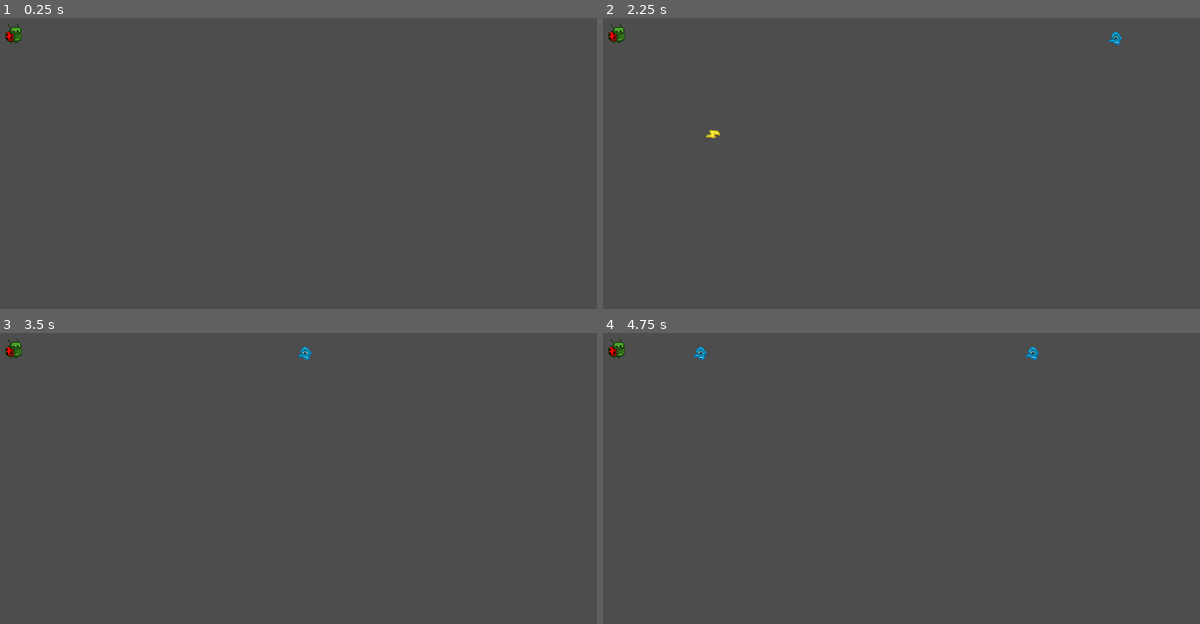
Above: before the commit, frames 1-4 (two rows, left to right).
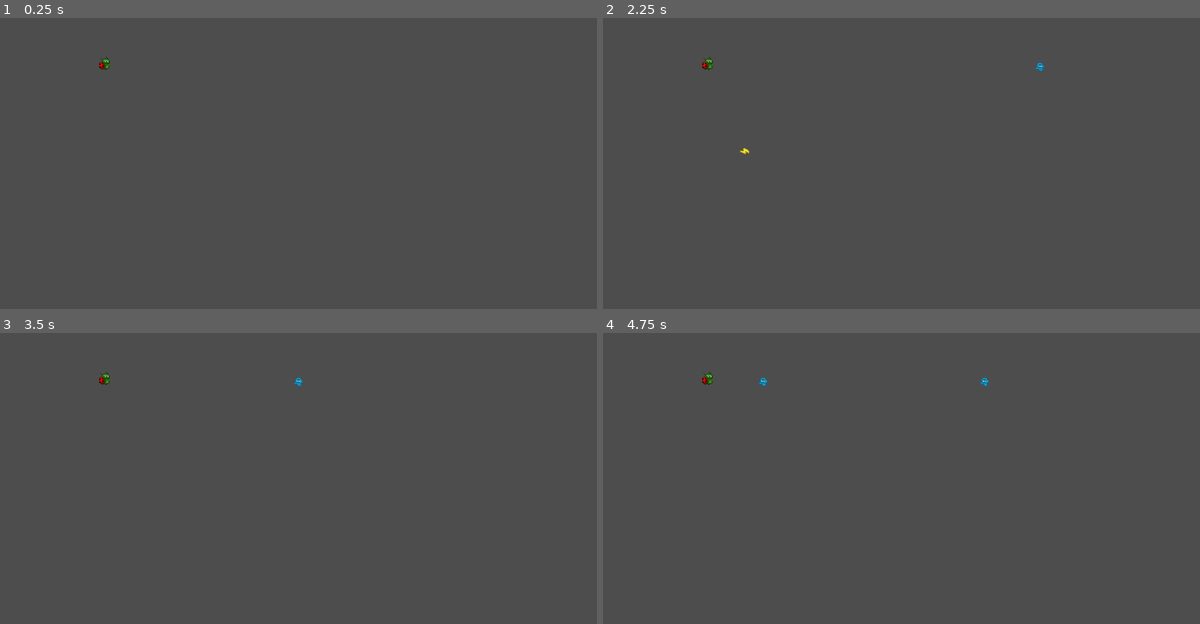
Above: after the commit, the same moments.

Repository: HypotheticalWhale/BabyThrowingSim
Game: Godot game, scene res://Scenes/Main.tscn
The game is run twice, just before and just after one commit, with the same random seed, the same clock (stepped at 60 frames per second) and the same inputs.
Inputs (mouse positions are in pixels of both pictures, inside the frame that each line leads up to):
- Up to frame 1 (0.25 s): no input
- Up to frame 2 (2.25 s): tap Enter at 0.5 s; move the mouse to (1044, 102) at 0.52 s; hold Space (shoot) 0.53-1.28 s; move the mouse to (746, 143) at 1.27 s; tap Space (shoot) at 1.35, 2 s; move the mouse to (961, 35) at 2.02 s; hold Space (shoot) from 2.03 s (still down)
- Up to frame 3 (3.5 s): move the mouse to (250, 519) at 2.77 s; release Space (shoot) at 2.78 s; tap Space (shoot) at 2.85 s
- Up to frame 4 (4.75 s): move the mouse to (1104, 498) at 3.52 s; hold Space (shoot) 3.53-4.28 s; move the mouse to (674, 379) at 4.27 s; tap Space (shoot) at 4.35 s

The runs differ from the first frame. In frame 1, 0.2% of the frame differs, in the area x 0-19%, y 1-18%; in frame 2, 0.3%; in frame 3, 0.3%; in frame 4, 0.4%, in the area x 0-73%, y 1-19%.

Commit message:
camera stuff

Diff:
--- a/Scenes/Main.tscn
+++ b/Scenes/Main.tscn
@@ -12,7 +12,6 @@
 
 [node name="Camera2D" type="Camera2D" parent="."]
 position = Vector2(632, 373)
-zoom = Vector2(1.5, 1.5)
 
 [node name="Marker2D" type="Marker2D" parent="."]
 position = Vector2(951, 271)
Not shown, added: .DS_Store
